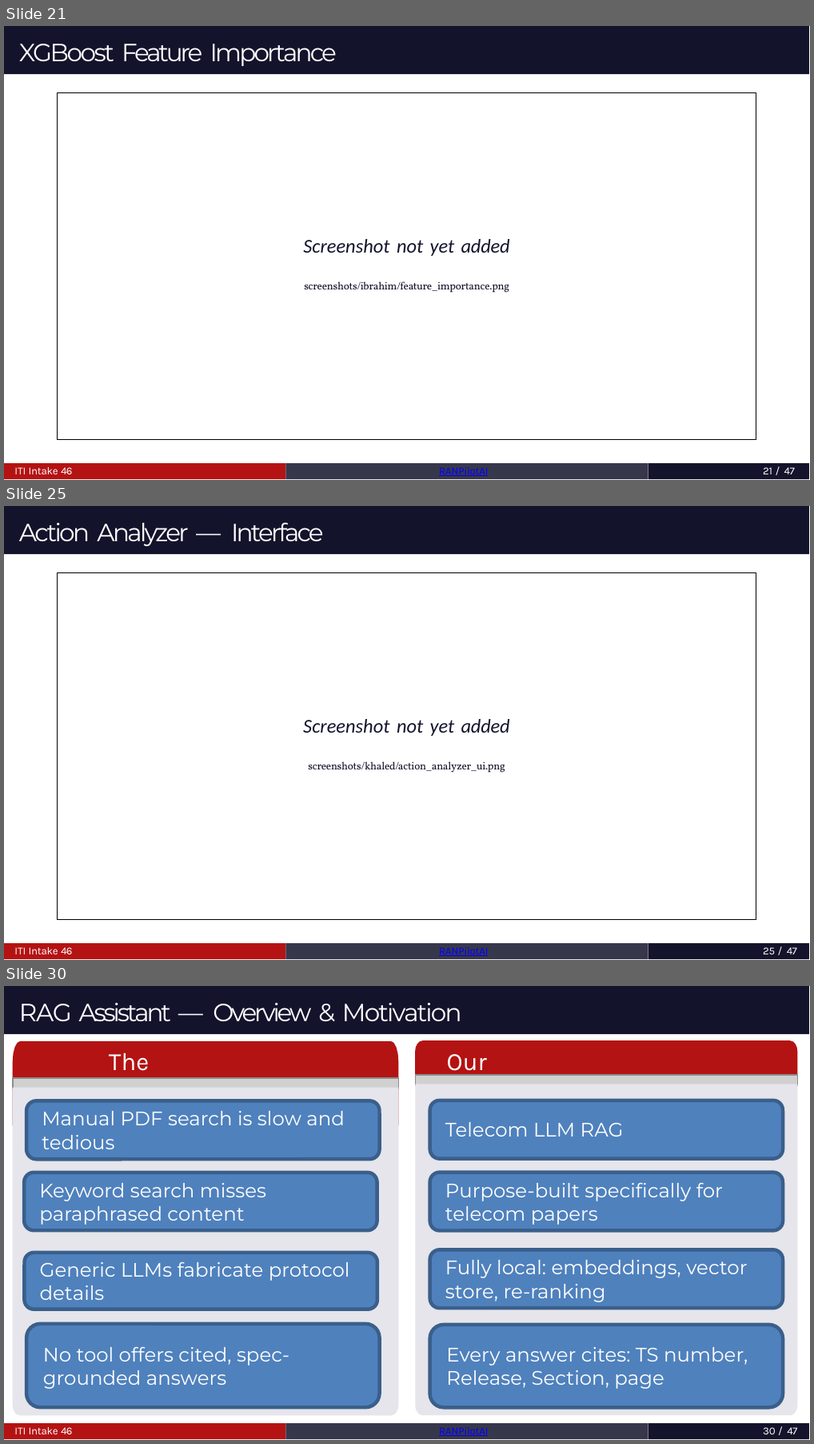
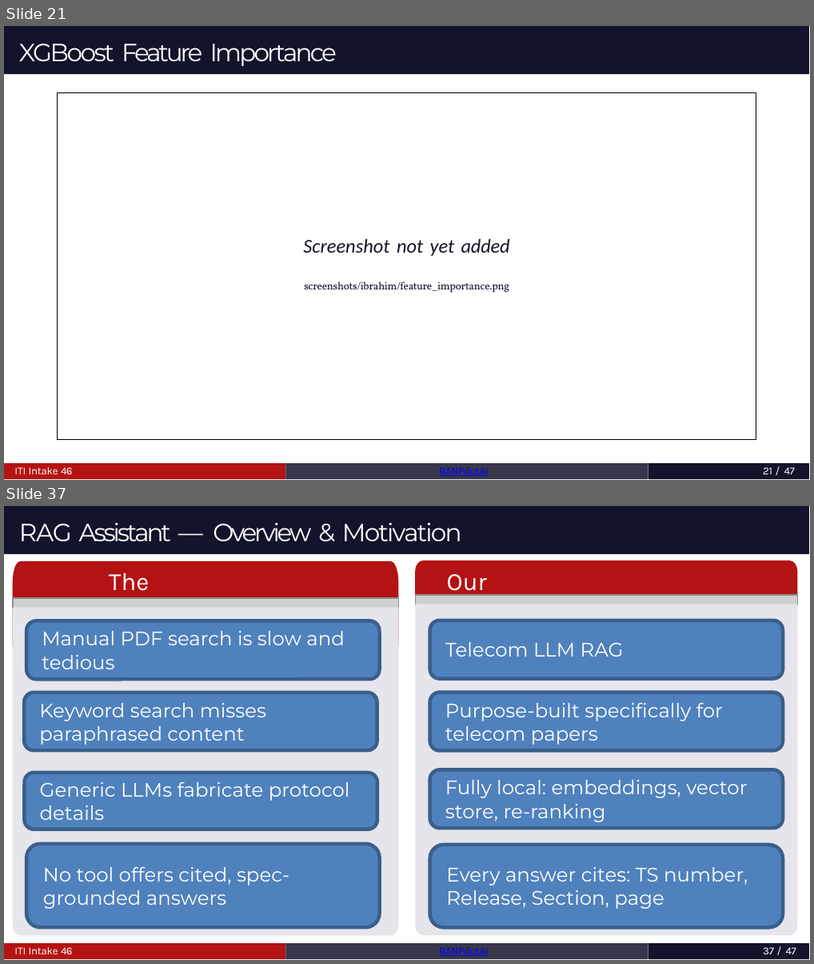
Before and after one commit to MahmoudAshrafYadem/ITI-Graduation_project, a slide deck: RANPilotAi_Graduation_Project_BOOK/presentation.pptx. Shown one above the other, each under a label of ours: slides 21, 25 and 30 before the commit, slides 21 and 37 after it; the slides between them are not shown. The pictures are 814x1444 and 814x964 pixels, drawn with LibreOffice and Linux fonts; fonts in the diff are those of the drawing; grey boxes stand for pictures. Boxes give left, top, right and bottom in pixels: in the first picture for what was removed or moved away, otherwise in the second. Text is boxed around its words. In the diff, an @@ line names an element or a change of style, - is before the commit and + after.

Commit message:
presentation - adding  khaled section

```diff
--- a/RANPilotAi_Graduation_Project_BOOK/presentation.pptx
+++ b/RANPilotAi_Graduation_Project_BOOK/presentation.pptx
@@ slide 25 removed at <box>4,506,810,960</box>, background #FFFFFF; not listed: 1 template element that a slide beside it also shows @@
@@ title removed at <box>19,522,323,546</box> @@
-Action Analyzer — Interface
@@ text removed at <box>303,719,510,772</box> @@
-Screenshot not yet added
-screenshots/khaled/action_analyzer_ui.png
@@ group removed at <box>56,572,755,919</box>: 4 freeform shapes @@
@@ freeform shape removed at <box>4,943,285,960</box> @@
@@ text removed at <box>14,947,73,954</box> @@
-ITI Intake 46
@@ freeform shape removed at <box>285,943,647,960</box> @@
@@ text removed at <box>439,947,488,956</box> @@
-RANPilotAI
@@ freeform shape removed at <box>648,943,809,960</box> @@
@@ page number removed at <box>763,947,798,954</box> @@
-25 / 47
@@ what was slide 30 is now slide 37 @@
@@ page number at <box>763,947,797,954</box>: text changed @@
-30 / 47
+37 / 47
```
Also in this commit, not shown: 2 slides changed, 14 slides added, 5 other slides removed.
